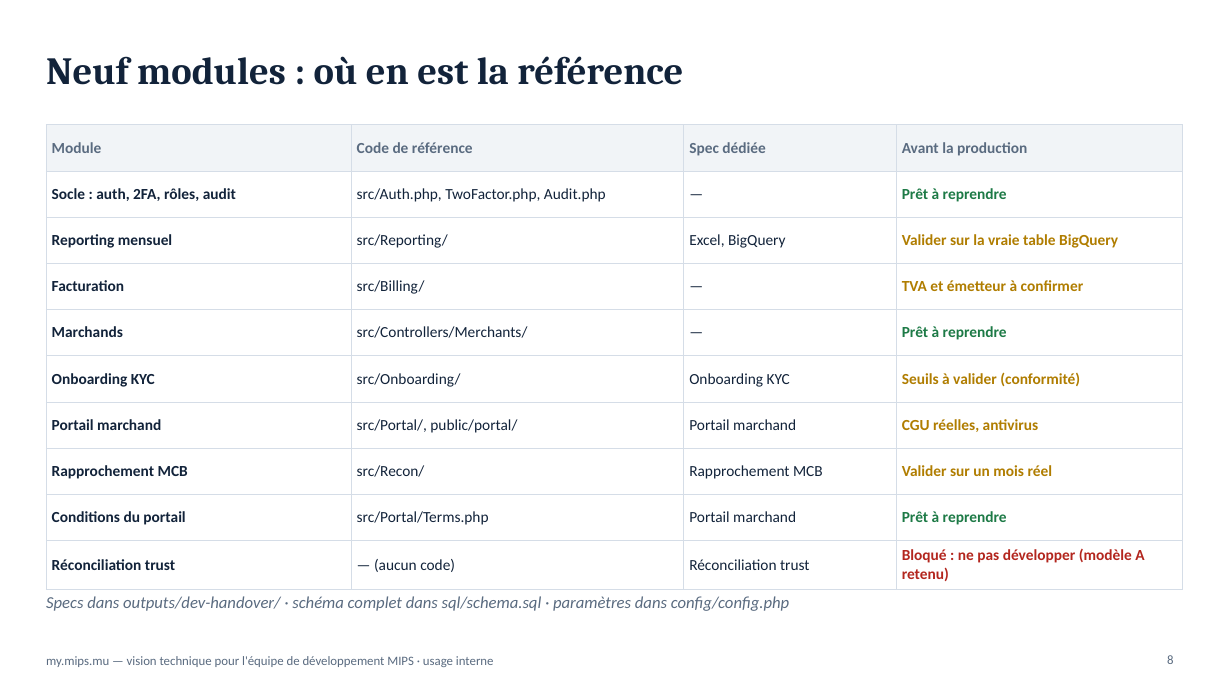
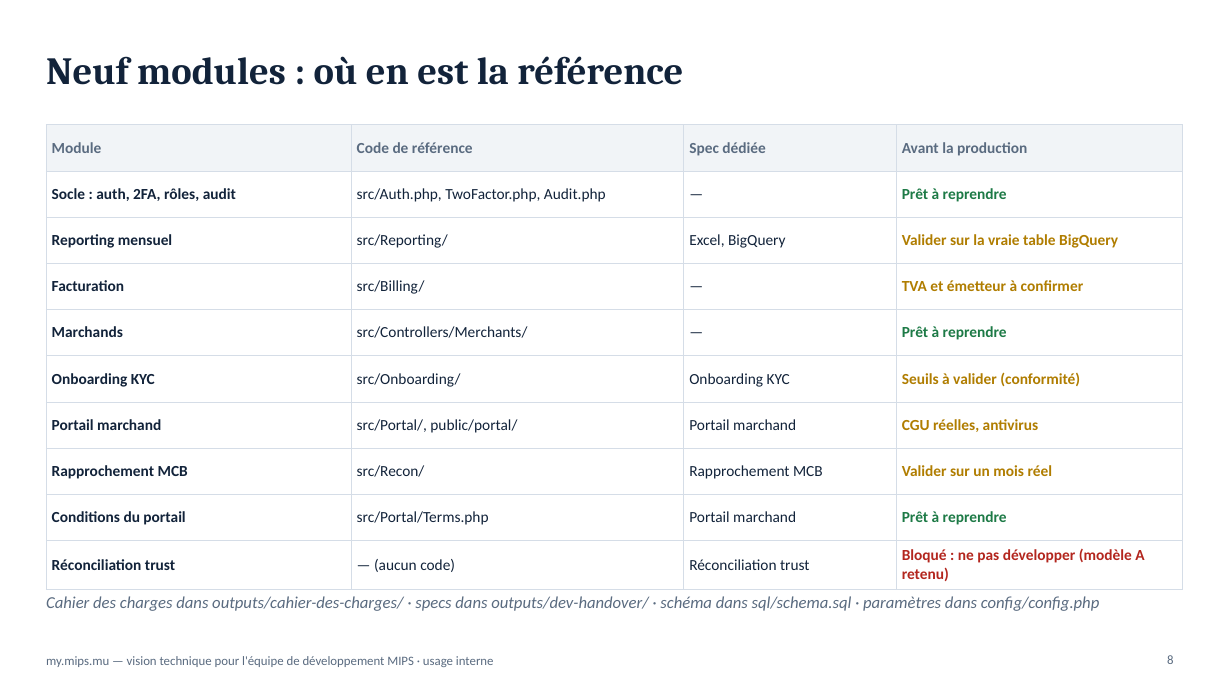
Before and after one commit to fmassonmips/mips-platform, a slide deck: slide 8 of outputs/recap/MIPS-vision-developpeurs.pptx. Drawn at 1232x693 pixels with LibreOffice and Linux fonts; fonts in the diff are those of the drawing. Boxes give left, top, right and bottom in pixels: in the first picture for what was removed or moved away, otherwise in the second. Text is boxed around its words. In the diff, an @@ line names an element or a change of style, - is before the commit and + after.

```diff
--- a/outputs/recap/MIPS-vision-developpeurs.pptx
+++ b/outputs/recap/MIPS-vision-developpeurs.pptx
@@ text at (46, 596, 1100, 611): text changed @@
-Specs dans outputs/dev-handover/ · schéma complet dans sql/schema.sql · paramètres dans config/config.php
+Cahier des charges dans outputs/cahier-des-charges/ · specs dans outputs/dev-handover/ · schéma dans sql/schema.sql · paramètres dans config/config.php
```
Also in this commit, not shown: 2 other slides changed, 1 slide added.
